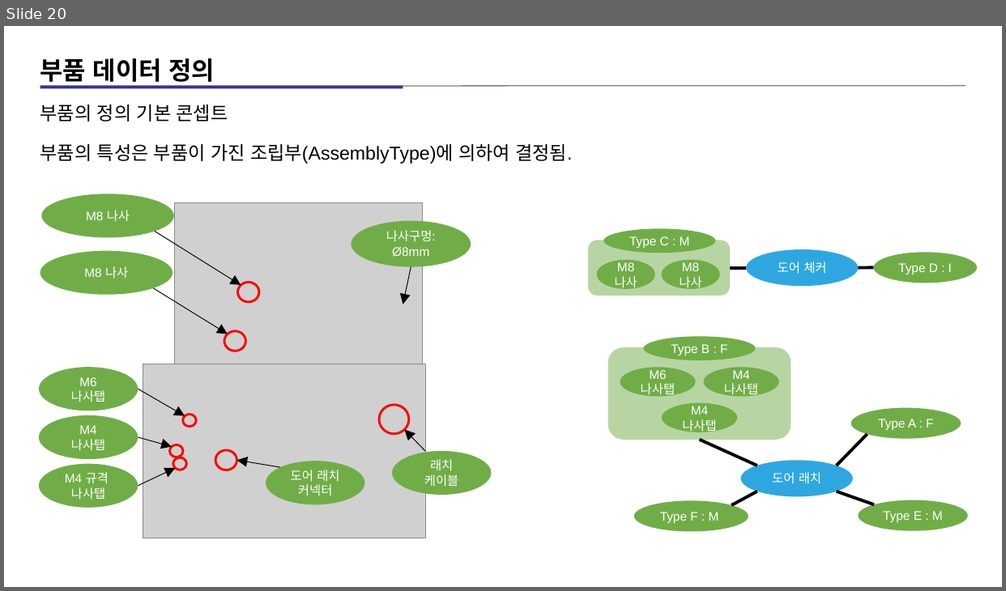
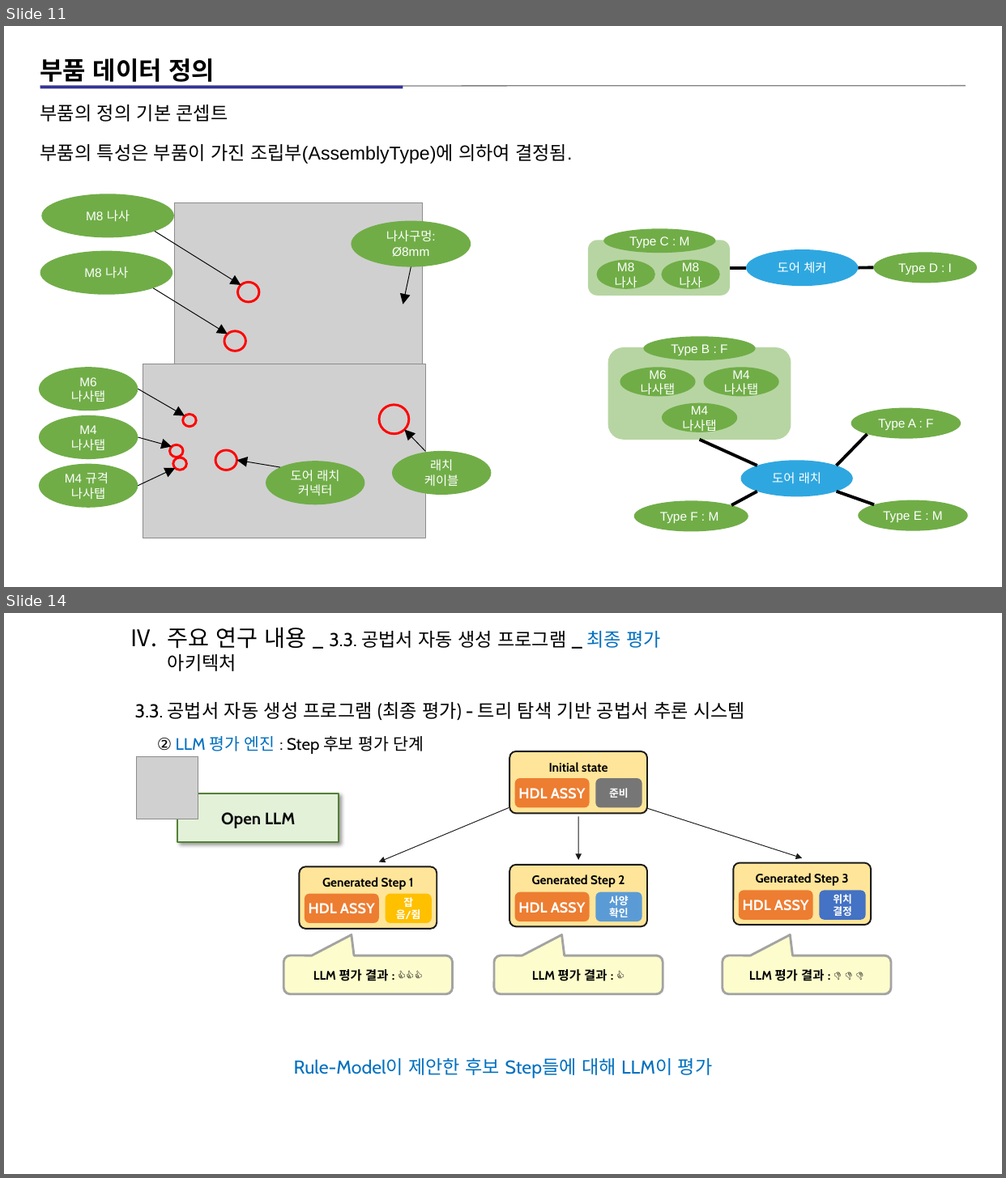
Before and after one commit to kimz1121/test, a slide deck: 현대차 심볼릭 플레너 예시 설명 자료_12_아키텍쳐_자료(작성중).pptx. Shown one above the other, each under a label of ours: slide 20 before the commit, slides 11 and 14 after it; the slides between them are not shown. The pictures are 1006x591 and 1006x1178 pixels, drawn with LibreOffice and Linux fonts; fonts in the diff are those of the drawing; grey boxes stand for pictures. Boxes give left, top, right and bottom in pixels: in the first picture for what was removed or moved away, otherwise in the second. Text is boxed around its words. In the diff, an @@ line names an element or a change of style, - is before the commit and + after.

```diff
--- a/현대차 심볼릭 플레너 예시 설명 자료_12_아키텍쳐_자료(작성중).pptx
+++ b/현대차 심볼릭 플레너 예시 설명 자료_12_아키텍쳐_자료(작성중).pptx
@@ slide 14 added at [4,613,1002,1174], background #FFFFFF @@
@@ text added at [168,627,661,671], 18 pt, text #000000 @@
+IV. 주요 연구 내용 _ 3.3. 공법서 자동 생성 프로그램 _ 최종 평가 아키텍처
@@ text added at [135,702,745,720], 18 pt, text #000000 @@
+3.3. 공법서 자동 생성 프로그램 (최종 평가) - 트리 탐색 기반 공법서 추론 시스템
@@ picture added at [137,757,198,820] @@
@@ text added at [157,736,424,754], 16 pt, text #000000 @@
+② LLM 평가 엔진 : Step 후보 평가 단계
@@ group added at [510,752,648,814]: 3 rounded rectangles, 1 text @@
+준비
+HDL ASSY
+Initial state
@@ rectangle added at [177,794,339,843], fill #E3F1D9, outline #548135 1.5 pt, 16 pt, text #0C0C0C, bold @@
+Open LLM
@@ arrow added from (509, 807) to (379, 862), #1A1A1A 0.75 pt @@
@@ arrow added from (578, 816) to (579, 860), #1A1A1A 0.75 pt @@
@@ arrow added from (647, 808) to (802, 858), #1A1A1A 0.75 pt @@
@@ group added at [299,867,437,929]: 3 rounded rectangles, 1 text @@
+잡음/쥠
+HDL ASSY
+Generated Step 1
@@ group added at [510,865,648,926]: 3 rounded rectangles, 1 text @@
+사양
+확인
+HDL ASSY
+Generated Step 2
@@ group added at [733,863,871,925]: 3 rounded rectangles, 1 text @@
+위치
+결정
+HDL ASSY
+Generated Step 3
@@ rounded speech box added at [284,956,453,995], fill #FDFCCC, outline #A3A3A3 2.25 pt, 12 pt, text #000000, bold @@
+LLM 평가 결과 : 👍👍👍
@@ rounded speech box added at [494,956,663,995], fill #FDFCCC, outline #A3A3A3 2.25 pt, 12 pt, text #000000, bold @@
+LLM 평가 결과 : 👍
@@ rounded speech box added at [722,956,891,995], fill #FDFCCC, outline #A3A3A3 2.25 pt, 12 pt, text #000000, bold @@
+LLM 평가 결과 : 👎 👎 👎
@@ text added at [294,1058,713,1079], 18 pt, text #0070C0 @@
+Rule-Model이 제안한 후보 Step들에 대해 LLM이 평가
@@ what was slide 20 is now slide 11 @@
```
Also in this commit, not shown: 2 slides changed, 10 other slides added, 1 other file.
